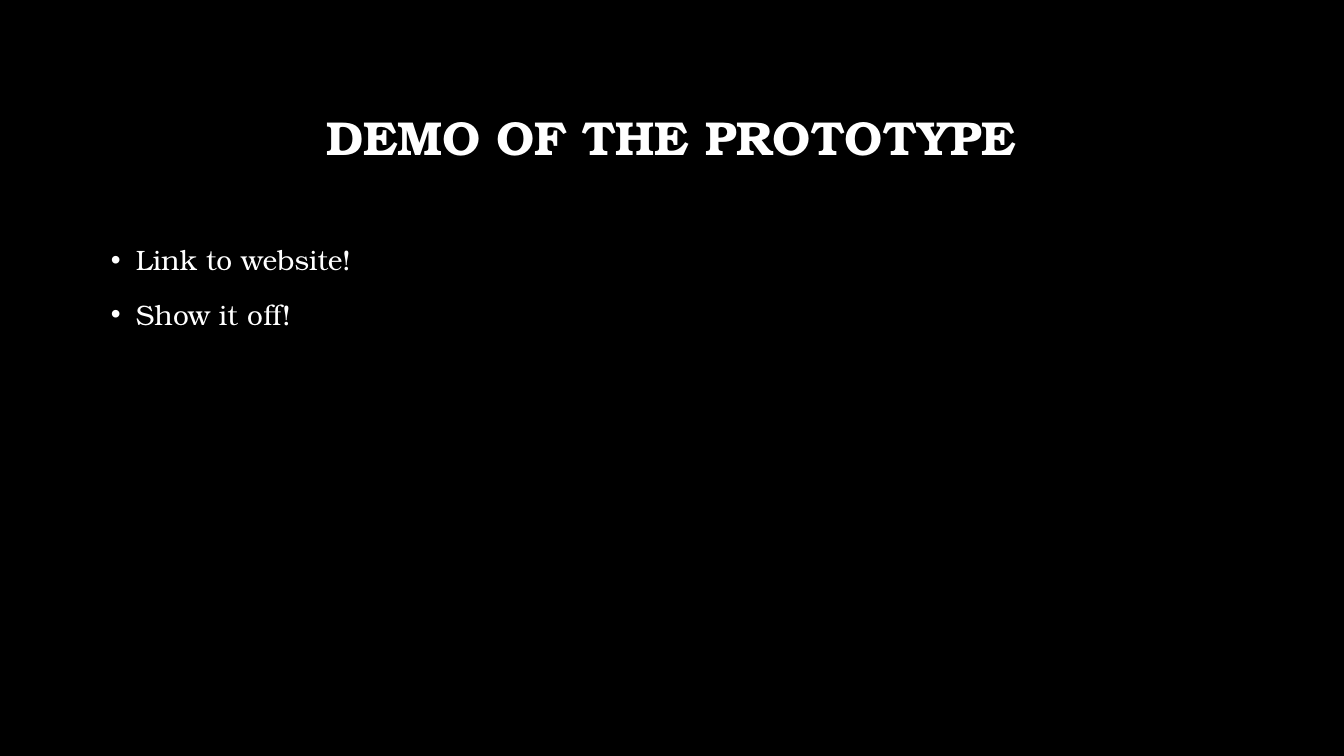
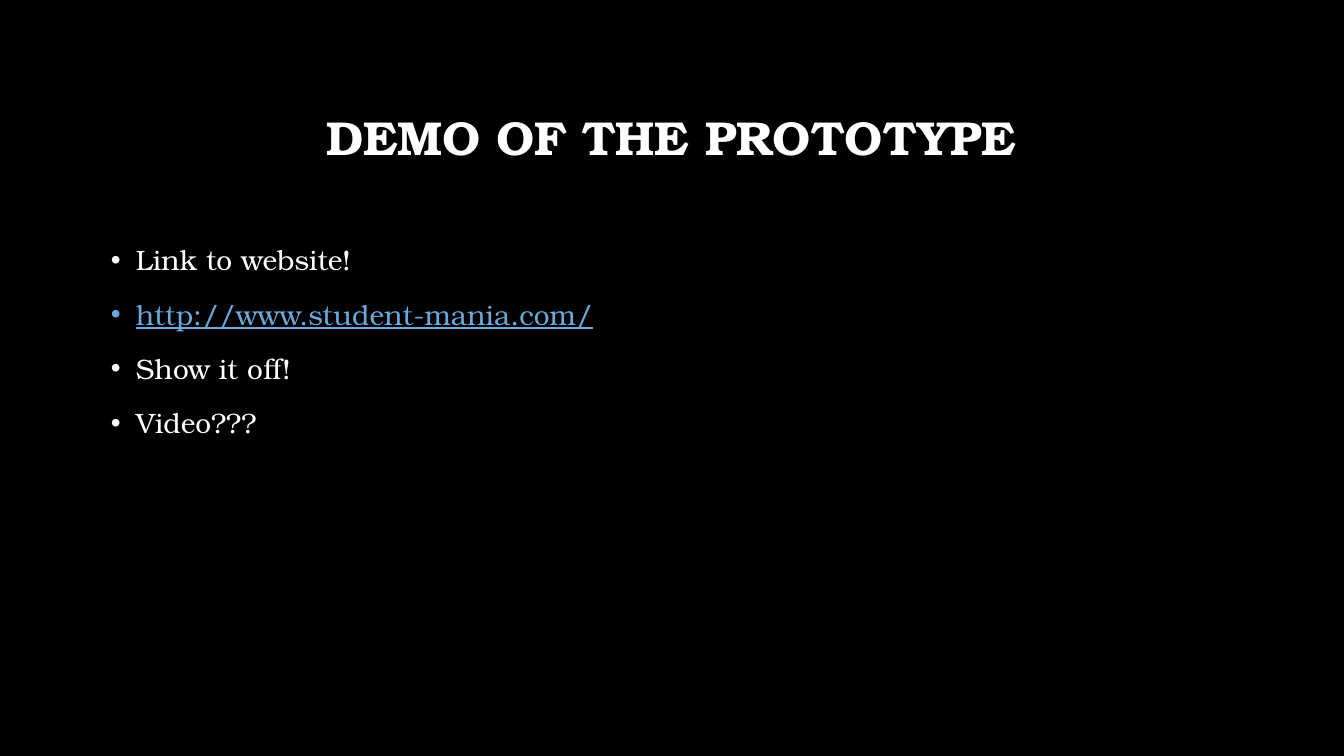
Before and after one commit to GallagherStephen/4thYearProject-Dissertation, a slide deck: slide 12 of Presentation/4th Year Presentation.pptx (slide 11 before the commit). Drawn at 1344x756 pixels with LibreOffice and Linux fonts; fonts in the diff are those of the drawing; background and template pictures are left out. Boxes give left, top, right and bottom in pixels: in the first picture for what was removed or moved away, otherwise in the second. Text is boxed around its words. In the diff, an @@ line names an element or a change of style, - is before the commit and + after.

```diff
--- a/Presentation/4th Year Presentation.pptx
+++ b/Presentation/4th Year Presentation.pptx
@@ text at (136, 305, 593, 331): paragraph added @@
+• http://www.student-mania.com/
@@ text at (136, 413, 257, 434): paragraph added @@
+• Video???
```
Also in this commit, not shown: 2 other slides changed, 3 slides added, 2 slides removed.
